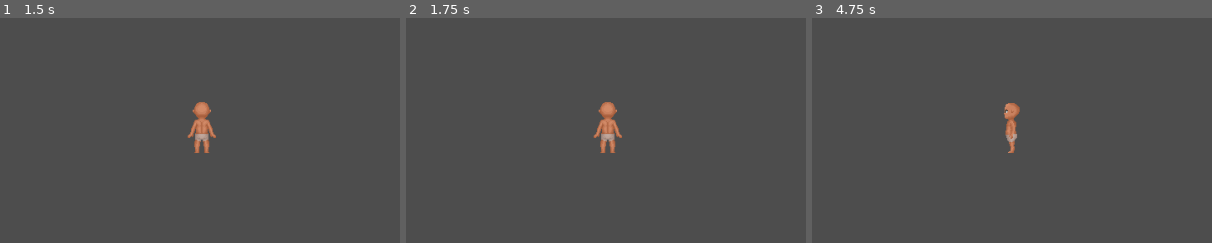
Above: before the commit, frames 1-3 (left to right).
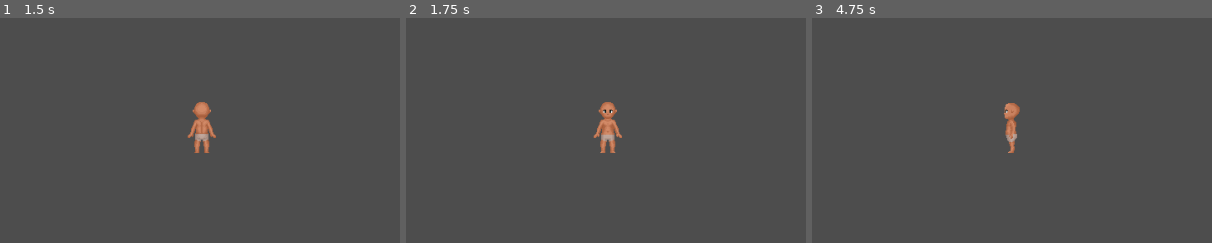
Above: after the commit, the same moments.

Repository: OtterStyles/Woodentale
Game: Godot game, scene res://Scene/TestHub.tscn
The game is run twice, just before and just after one commit, with the same random seed, the same clock (stepped at 60 frames per second) and the same inputs.
Inputs (mouse positions are % of the whole screen's width and height, from its top left):
- Up to frame 1 (1.5 s): tap Enter at 0.5 s; move the mouse to (72, 45) at 0.52 s; press the mouse at (72, 45) at 0.53 s; hold D (right) 0.53-1.28 s; tap Space at 1.25 s; move the mouse to (30, 55) at 1.27 s; release the mouse at (30, 55) at 1.28 s; hold S (down) from 1.28 s (still down); click (30, 55) at 1.35 s
- Up to frame 2 (1.75 s): keep holding S (down)
- Up to frame 3 (4.75 s): tap Enter at 2, 3.5 s; move the mouse to (60, 28) at 2.02 s; release S (down) at 2.03 s; press the mouse at (60, 28) at 2.03 s; hold D (right) 2.03-2.78 s; tap Space at 2.75, 4.25 s; move the mouse to (45, 70) at 2.77 s; release the mouse at (45, 70) at 2.78 s; hold W (up) 2.78-3.53 s; click (45, 70) at 2.85 s; move the mouse to (80, 65) at 3.52 s; press the mouse at (80, 65) at 3.53 s; hold A (left) from 3.53 s (still down); move the mouse to (20, 35) at 4.27 s; release the mouse at (20, 35) at 4.28 s; click (20, 35) at 4.35 s
The pictures show only the part of the screen within x 25-75%, y 20-70%; the shares and areas given below are measured in that part.

Frame 1 is identical in both runs. In frame 2, less than 0.1% of the frame differs, in the area x 48-53%, y 40-60%; in frame 3, nothing differs.

Commit message:
changed reset

Diff:
--- a/Woodentale/PreFab/Player.tscn
+++ b/Woodentale/PreFab/Player.tscn
@@ -1,12 +1,9 @@
-[gd_scene load_steps=47 format=3 uid="uid://q8te7ec6862y"]
+[gd_scene load_steps=46 format=3 uid="uid://q8te7ec6862y"]
 
 [ext_resource type="Script" path="res://Skripts/Player.gd" id="2"]
 [ext_resource type="Texture2D" uid="uid://dytjms776x00m" path="res://Artwork/Atlase/PlayerAtlas.png" id="2_eicqr"]
 [ext_resource type="PackedScene" uid="uid://csqsmt2ap7qo6" path="res://PreFab/Utilities/hurtbox.tscn" id="3_mpqox"]
 [ext_resource type="PackedScene" uid="uid://cy28ijqj4v7b4" path="res://PreFab/Utilities/hitbox.tscn" id="4_ld7ar"]
-
-[sub_resource type="Animation" id="Animation_5org2"]
-length = 0.001
 
 [sub_resource type="Animation" id="23"]
 resource_name = "idle_DOWN"
@@ -393,7 +390,6 @@
 
 [sub_resource type="AnimationLibrary" id="AnimationLibrary_xxcig"]
 _data = {
-"RESET": SubResource("Animation_5org2"),
 "idle_DOWN": SubResource("23"),
 "idle_LEFT": SubResource("24"),
 "idle_RIGHT": SubResource("25"),
@@ -496,13 +492,9 @@
 
 [sub_resource type="AnimationNodeStateMachineTransition" id="AnimationNodeStateMachineTransition_al60y"]
 
-[sub_resource type="AnimationNodeStateMachineTransition" id="AnimationNodeStateMachineTransition_voy2f"]
-switch_mode = 2
-auto_advance = true
-
-[sub_resource type="AnimationNodeStateMachineTransition" id="AnimationNodeStateMachineTransition_ufi7k"]
-switch_mode = 2
-auto_advance = true
+[sub_resource type="AnimationNodeStateMachineTransition" id="AnimationNodeStateMachineTransition_ouwnw"]
+
+[sub_resource type="AnimationNodeStateMachineTransition" id="AnimationNodeStateMachineTransition_axay8"]
 
 [sub_resource type="AnimationNodeStateMachine" id="6"]
 states/Attacking/node = SubResource("AnimationNodeBlendSpace2D_lpeyy")
@@ -514,7 +506,7 @@
 states/Walking/position = Vector2(349.889, 205.926)
 states/Working/node = SubResource("3")
 states/Working/position = Vector2(117.889, 37)
-transitions = ["Start", "Idle", SubResource("AnimationNodeSt …(368 unchanged characters)… ce("AnimationNodeStateMachineTransition_voy2f"), "Attacking", "Idle", SubResource("AnimationNodeStateMachineTransition_ufi7k")]
+transitions = ["Start", "Idle", SubResource("AnimationNodeSt …(368 unchanged characters)… ce("AnimationNodeStateMachineTransition_ouwnw"), "Attacking", "Idle", SubResource("AnimationNodeStateMachineTransition_axay8")]
 graph_offset = Vector2(-387.624, -21.688)
 
 [sub_resource type="AnimationNodeStateMachinePlayback" id="AnimationNodeStateMachinePlayback_dsb3h"]
@@ -536,6 +528,7 @@
 
 [node name="AnimationPlayer" type="AnimationPlayer" parent="Animation"]
 root_node = NodePath("../..")
+autoplay = "idle_RIGHT"
 libraries = {
 "": SubResource("AnimationLibrary_xxcig")
 }
@@ -556,7 +549,7 @@
 texture = ExtResource("2_eicqr")
 hframes = 10
 vframes = 10
-frame = 10
+frame = 20
 
 [node name="Camera2D" type="Camera2D" parent="."]
 current = true
@@ -576,8 +569,7 @@
 shape = SubResource("CapsuleShape2D_dwi6s")
 
 [node name="Hitbox" parent="Collision" instance=ExtResource("4_ld7ar")]
-position = Vector2(-25, -5)
-rotation = 1.5708
+position = Vector2(0, 12)
 
 [node name="CollisionShape2D" parent="Collision/Hitbox" index="0"]
 shape = SubResource("CapsuleShape2D_n7abs")
